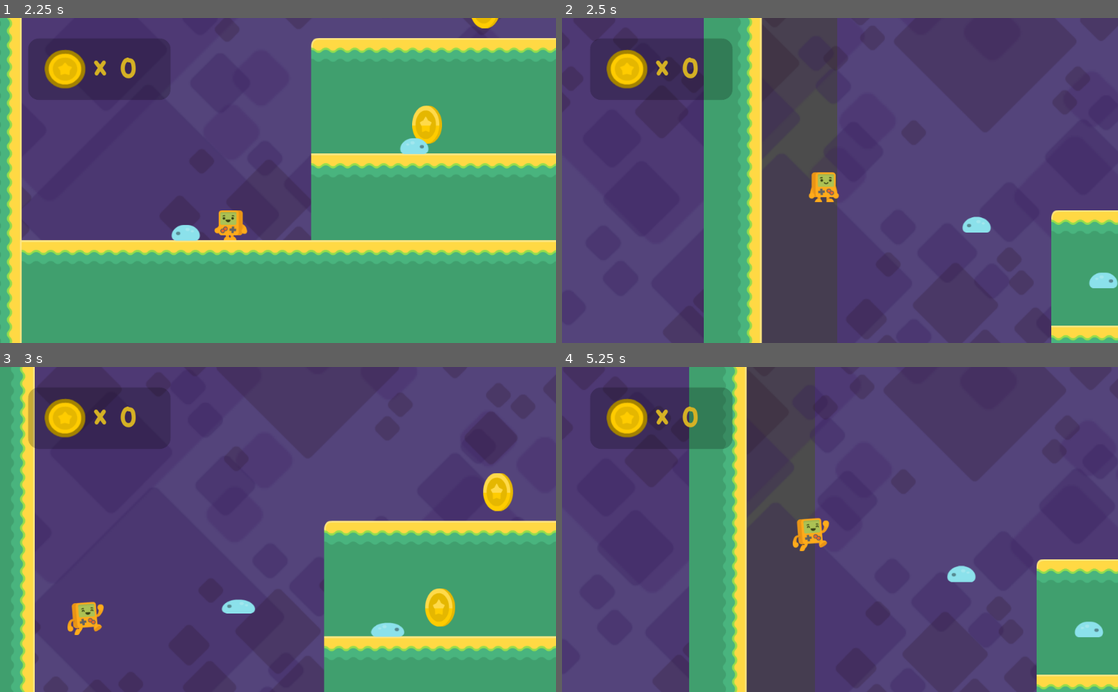
Above: before the commit, frames 1-4 (two rows, left to right).
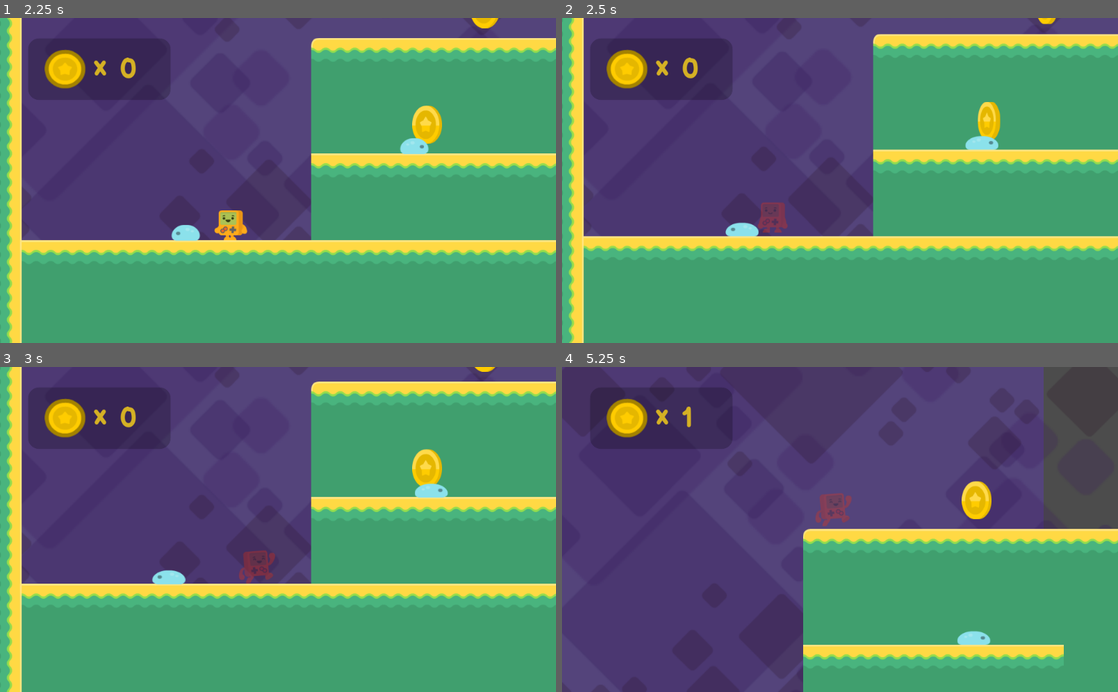
Above: after the commit, the same moments.

Repository: nkpresh/platforme-Game
Game: Godot game, scene res://Level1.tscn
The game is run twice, just before and just after one commit, with the same random seed, the same clock (stepped at 60 frames per second) and the same inputs.
Inputs:
- Up to frame 1 (2.25 s): hold Right (right) 0.53-2.03 s; tap Up (jump) at 0.77, 1.52 s; hold Left (left) from 2.03 s (still down)
- Up to frame 2 (2.5 s): keep holding Left (left)
- Up to frame 3 (3 s): release Left (left) at 2.78 s; hold Right (right) from 2.78 s (still down)
- Up to frame 4 (5.25 s): tap Up (jump) at 3.02, 3.77, 4.52 s; release Right (right) at 4.28 s; hold Left (left) 4.28-5.03 s; hold Right (right) from 5.03 s (still down)

Frame 1 is identical in both runs. In frame 2, 73% of the frame differs, in the area x 0-100%, y 0-100%; in frame 3, 50%; in frame 4, 51%.

Commit message:
making progress though

Diff:
--- a/enemy.gd
+++ b/enemy.gd
@@ -36,13 +36,13 @@
 	$sides_checker.set_collision_layer_bit(4,false)
 	$sides_checker.set_collision_mask_bit(0,false)
 	$Timer.start()
-
+	body.bounce()
 
 
 
 func _on_sides_checker_body_entered(body):
 	print("entered")
-	get_tree().change_scene("res://Level1.tscn")
+	body.ouch(position.x)
 
 
 func _on_Timer_timeout():
--- a/enemy.tscn
+++ b/enemy.tscn
@@ -67,6 +67,7 @@
 shape = SubResource( 4 )
 
 [node name="Timer" type="Timer" parent="."]
+wait_time = 0.5
 one_shot = true
 [connection signal="body_entered" from="top_checker" to="." method="_on_top_checker_body_entered"]
 [connection signal="body_entered" from="sides_checker" to="." method="_on_sides_checker_body_entered"]
--- a/steve.gd
+++ b/steve.gd
@@ -33,3 +33,22 @@
 
 func _on_fallzone_body_entered(body):
 	get_tree().change_scene("res://Level1.tscn")
+
+
+func bounce():
+	velocity.y=FORCEJUMP*0.5
+
+func ouch(var enemyposx):
+	set_modulate(Color(1,0.3,0.3,0.3))
+	velocity.y=FORCEJUMP*0.5
+
+	if position.x<enemyposx:
+		velocity.x=-800
+	elif position.x>enemyposx:
+		velocity.x=800
+	Input.action_release("left")
+	Input.action_release("right")
+
+
+func _on_Timer_timeout():
+	get_tree().change_scene("res://Level1.tscn")
--- a/steve.tscn
+++ b/steve.tscn
@@ -21,3 +21,6 @@
 [node name="CollisionShape2D" type="CollisionShape2D" parent="."]
 position = Vector2( -0.44545, 14.5772 )
 shape = SubResource( 1 )
+
+[node name="Timer" type="Timer" parent="."]
+[connection signal="timeout" from="Timer" to="." method="_on_Timer_timeout"]
Not shown, changed: logs/godot.log
Not shown, removed: logs/godot_2021-03-25_19-05-38.log
Not shown, added: logs/godot_2021-03-25_20-49-23.log
Not shown, added: logs/godot_2021-03-25_20-49-49.log
Not shown, added: logs/godot_2021-03-25_20-51-10.log
Not shown, added: logs/godot_2021-03-25_20-53-23.log
